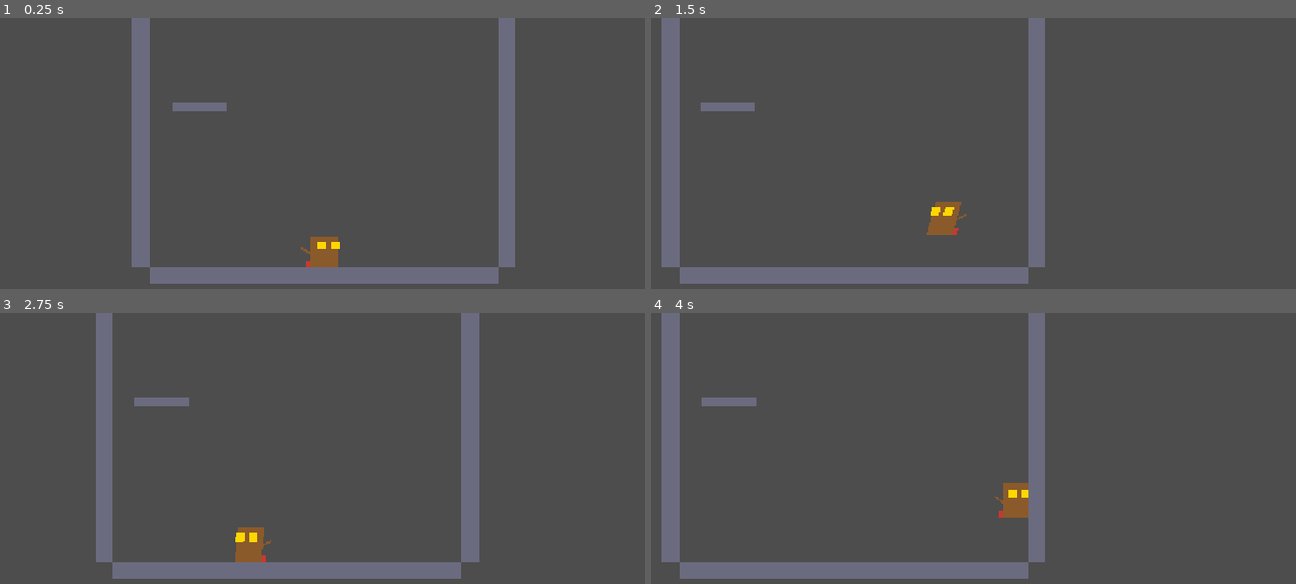
Above: before the commit, frames 1-4 (two rows, left to right).
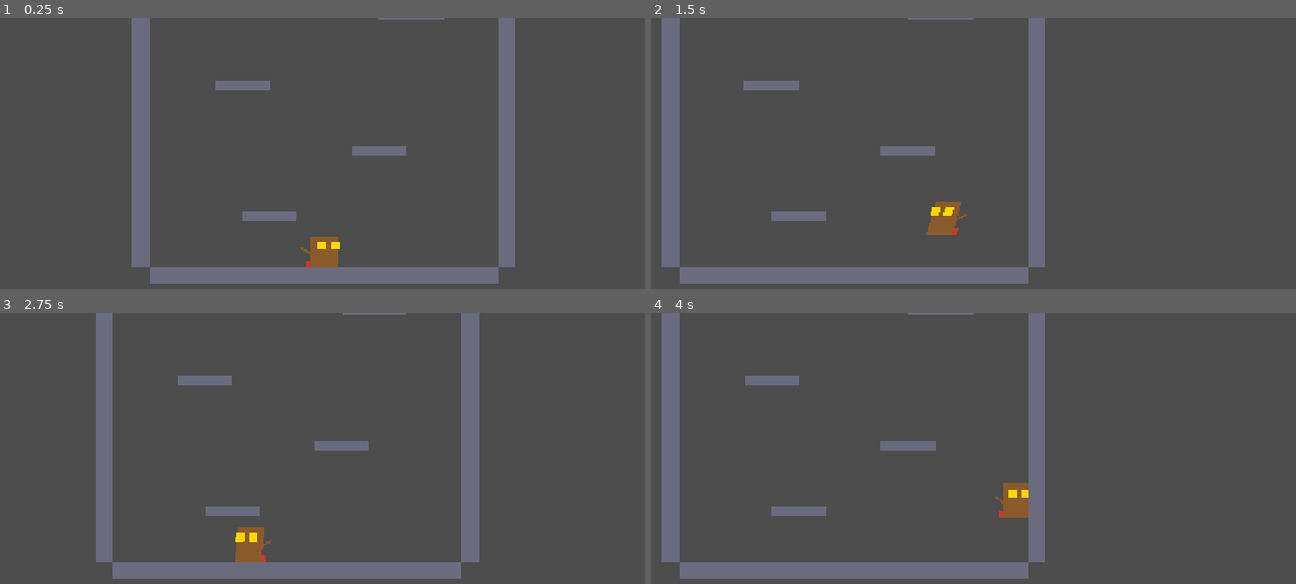
Above: after the commit, the same moments.

Repository: leopenadossilva/Juegos1
Game: Godot game, scene res://src/levels/tower_1.tscn
The game is run twice, just before and just after one commit, with the same random seed, the same clock (stepped at 60 frames per second) and the same inputs. The project has no main scene, so this scene is started directly.
Inputs:
- Up to frame 1 (0.25 s): no input
- Up to frame 2 (1.5 s): tap Enter at 0.5 s; hold Right (right) from 0.53 s (still down); tap X (dash) at 0.6, 1.35 s; tap Space (jump) at 0.77 s
- Up to frame 3 (2.75 s): tap Space (jump) at 1.52 s; release Right (right) at 2.03 s; hold Left (left) from 2.03 s (still down); tap X (dash) at 2.1 s
- Up to frame 4 (4 s): release Left (left) at 2.78 s; hold Right (right) from 2.78 s (still down); tap X (dash) at 2.85, 3.6 s; tap Space (jump) at 3.02, 3.77 s

The runs differ from the first frame. In frame 1, 1.2% of the frame differs, in the area x 26-69%, y 0-75%; in frame 2, 1.2%, in the area x 7-50%, y 0-75%; in frame 3, 1.2%; in frame 4, 1.2%.

Commit message:
fix(tower_1): platforms reachable from floor, denser layout
First platform was at y=-300 — well above the player's 112px jump
height — so the tower was unreachable from spawn. Rebuilt the layout
with 11 platforms (was 6) spaced 100-230px apart, first one at -100
within a single jump. Alternating left/right placement gives natural
wall-jump opportunities off the side walls higher up. Tower height
trimmed to 1750 (~2.4 screens) and Goal moved to sit on the new top
platform.

Co-Authored-By: Claude Opus 4.7 (1M context) <noreply@anthropic.com>

Diff:
--- a/ScaryBaboonPersecution/scary_baboon_godot_v1/src/levels/tower_1.gd
+++ b/ScaryBaboonPersecution/scary_baboon_godot_v1/src/levels/tower_1.gd
@@ -6,14 +6,19 @@
 
 const PLATFORMS: Array[Rect2] = [
 	Rect2(-320, 0, 640, 32),
-	Rect2(-352, -2192, 32, 2192),
-	Rect2(320, -2192, 32, 2192),
-	Rect2(-280, -300, 100, 16),
-	Rect2(100, -600, 120, 16),
-	Rect2(-280, -900, 100, 16),
-	Rect2(180, -1200, 100, 16),
-	Rect2(-50, -1500, 100, 16),
-	Rect2(-280, -1800, 200, 16),
+	Rect2(-352, -1750, 32, 1750),
+	Rect2(320, -1750, 32, 1750),
+	Rect2(-150, -100, 100, 16),
+	Rect2(50, -220, 100, 16),
+	Rect2(-200, -340, 100, 16),
+	Rect2(100, -470, 120, 16),
+	Rect2(-280, -600, 100, 16),
+	Rect2(160, -740, 120, 16),
+	Rect2(-200, -880, 120, 16),
+	Rect2(80, -1040, 120, 16),
+	Rect2(-280, -1220, 120, 16),
+	Rect2(120, -1420, 160, 16),
+	Rect2(-280, -1650, 180, 16),
 ]
 
 @onready var player: Player = $Player as Player
--- a/ScaryBaboonPersecution/scary_baboon_godot_v1/src/levels/tower_1.tscn
+++ b/ScaryBaboonPersecution/scary_baboon_godot_v1/src/levels/tower_1.tscn
@@ -13,7 +13,7 @@
 position = Vector2(0, -64)
 
 [node name="Goal" type="Area2D" parent="."]
-position = Vector2(-180, -1830)
+position = Vector2(-190, -1680)
 
 [node name="CollisionShape2D" type="CollisionShape2D" parent="Goal"]
 shape = SubResource("RectangleShape2D_goal")
Not shown: 1 places in ScaryBaboonPersecution/scary_baboon_godot_v1/src/levels/tower_1.tscn that only renumber resources
